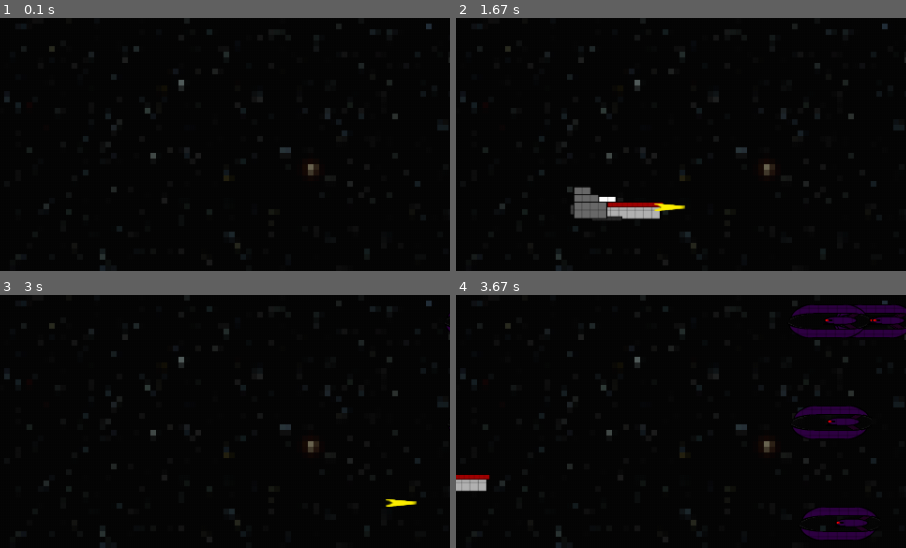
Above: before the commit, frames 1-4 (two rows, left to right).
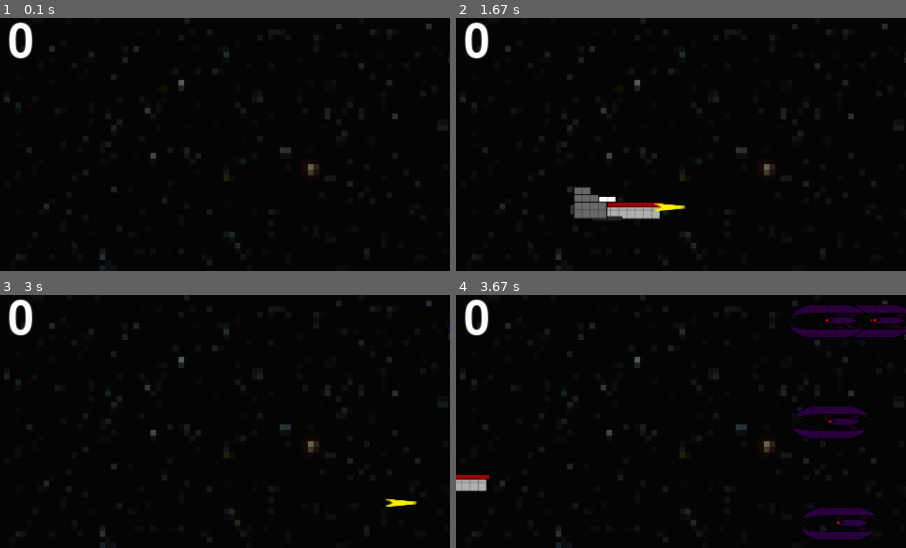
Above: after the commit, the same moments.

Repository: Demi-hero/UoN_Game_Project
Game: pygame game, started from Main.py
Two runs of this game, one before a commit and one after it. Both use one fixed random seed, a clock stepped at 60 frames per second and the inputs below.
Inputs (mouse positions are % of the whole screen's width and height, from its top left):
- Up to frame 1 (0.1 s): no input
- Up to frame 2 (1.67 s): tap Space at 0.33, 0.73, 1.03, 1.23, 1.57 s; hold Right 0.67-1.13 s; move the mouse to (82, 47) at 0.7 s; hold Up 1.17-1.47 s; move the mouse to (26, 51) at 1.2 s; hold Right from 1.5 s (still down); move the mouse to (19, 35) at 1.53 s
- Up to frame 3 (3 s): tap Space at 1.87, 2.07, 2.37, 2.63, 2.97 s; release Right at 1.97 s; hold Left 2-2.53 s; move the mouse to (65, 15) at 2.03 s; hold Down 2.57-2.87 s; move the mouse to (62, 59) at 2.6 s; hold Left from 2.9 s (still down); move the mouse to (52, 16) at 2.93 s
- Up to frame 4 (3.67 s): tap Space at 3.27, 3.4 s; release Left at 3.3 s; hold Up from 3.33 s (still down); move the mouse to (14, 47) at 3.37 s
The pictures show only the part of the screen within x 8-58%, y 0-50%; the shares and areas given below are measured in that part.

The runs differ from the first frame. In frame 1, 0.5% of the frame differs, in the area x 1-8%, y 1-17%; in frame 2, 0.5%; in frame 3, 0.5%; in frame 4, 0.5%.

Commit message:
Scores on the Doors
Score count is now shown. So thats nice. Still need to fix the hit box. However now is time for pizza and boardgames. Will get back to this tomorrow.

Diff:
--- a/Main.py
+++ b/Main.py
@@ -100,6 +100,7 @@
                 alien.hitbox = pyg.Rect(alien.x, alien.y, alien.ln, alien.ht)
             if alien.x < (0 - alien.ln):
                 alien.alive = False
+                self.score -= 100
             if not alien.alive:
                 alien.x = Sprites.WIDTH + 10
                 alien.y = 0
@@ -120,6 +121,7 @@
         for alien in Sprites.swarm:
             if alien.alive:
                 self._display_surf.blit(alien.ship, (alien.x, alien.y))
+        self.message_display("{}".format(self.score), 0.05, 0.1)
         self.clock.tick(60)
         pyg.display.flip()
 
